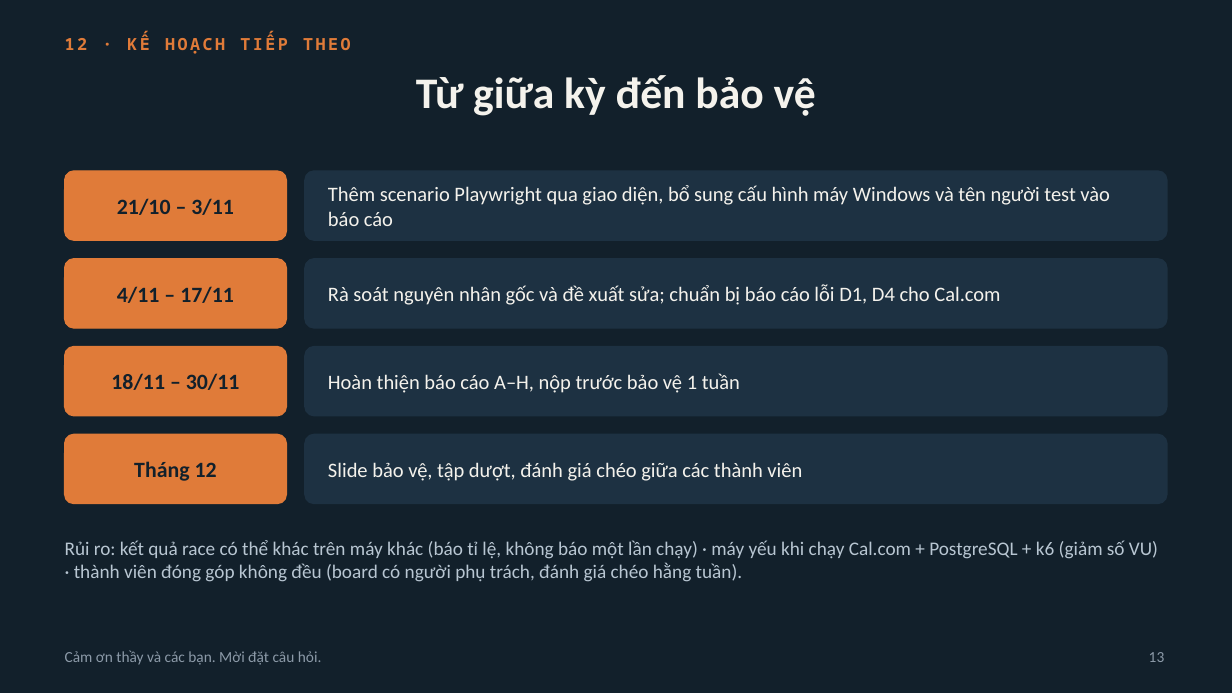
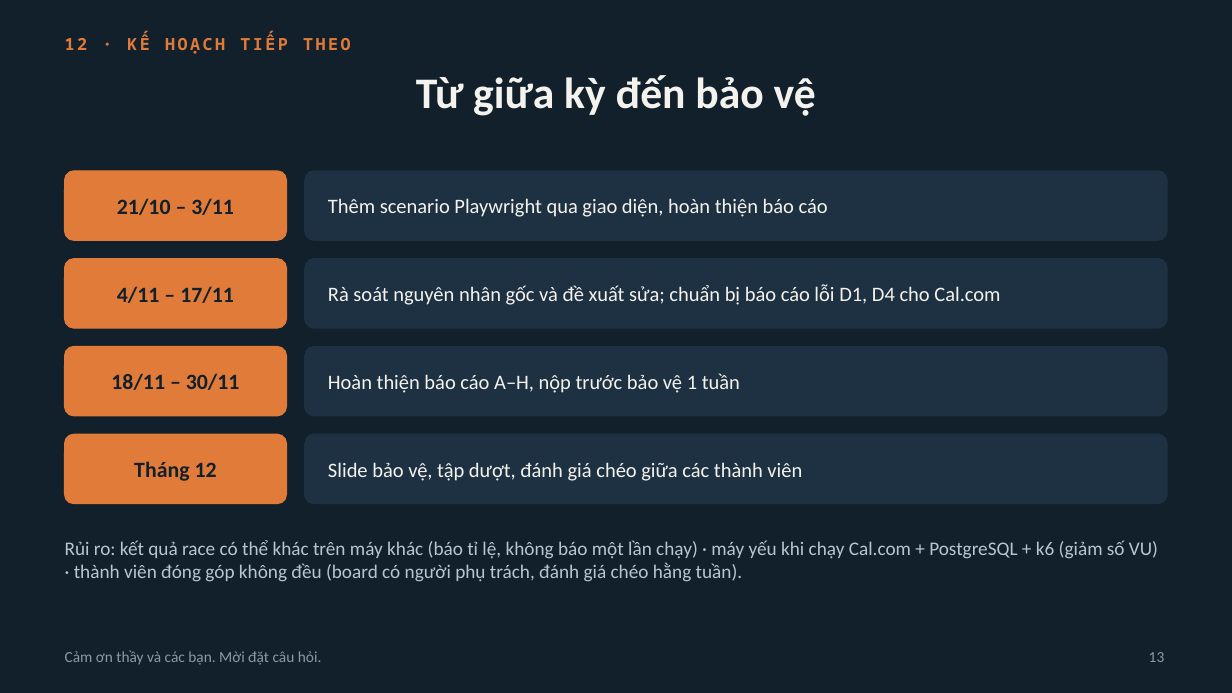
Before and after one commit to 2312741-sudo/kiem_thu_pm, a slide deck: slide 13 of docs/BAO_CAO_GIUA_KY_R05-K15.pptx. Drawn at 1232x693 pixels with LibreOffice and Linux fonts; fonts in the diff are those of the drawing. Boxes give left, top, right and bottom in pixels: in the first picture for what was removed or moved away, otherwise in the second. Text is boxed around its words. In the diff, an @@ line names an element or a change of style, - is before the commit and + after.

```diff
--- a/docs/BAO_CAO_GIUA_KY_R05-K15.pptx
+++ b/docs/BAO_CAO_GIUA_KY_R05-K15.pptx
@@ text at box(328, 198, 828, 217): text changed @@
-Thêm scenario Playwright qua giao diện, bổ sung cấu hình máy Windows và tên người test vào báo cáo
+Thêm scenario Playwright qua giao diện, hoàn thiện báo cáo
```
Also in this commit, not shown: 1 other slide changed, 3 other files.
